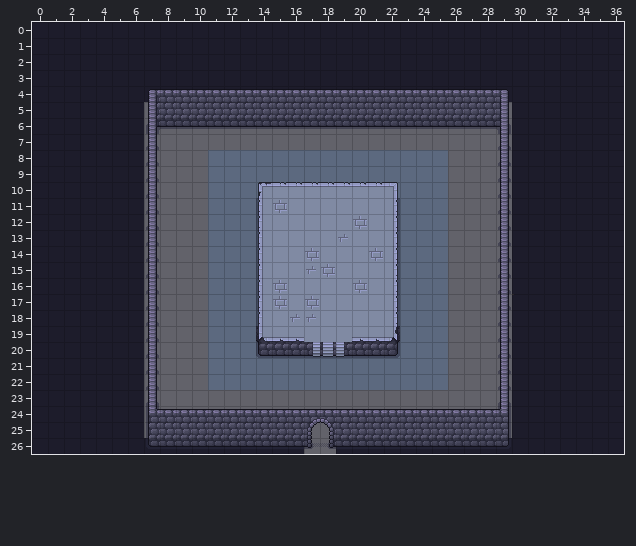
A Tiled map gets an edit: assets/maps/Tiled_files/Bossfight.tmx. The picture above was drawn from the file before the commit.
Cells are 16x16 px. Shown: x 0..36, y 0..26.
New version:
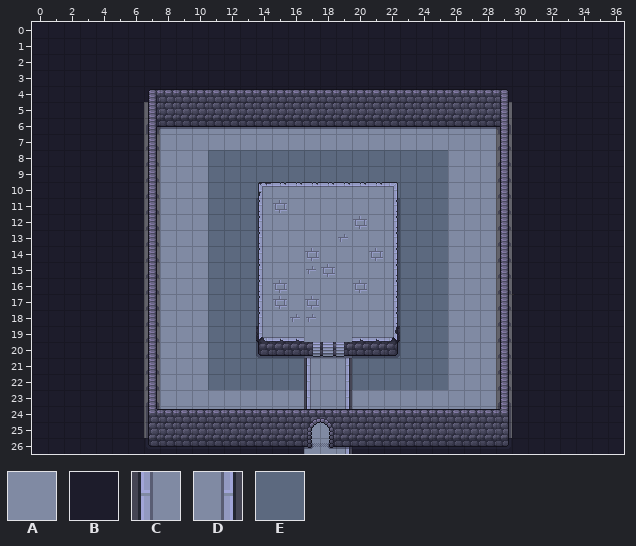
Key: from "Water_coasts_animation": A 205; from "walls_floor": B 36, C 137, D 139, E 250.
_ is an empty cell, . an unchanged one.
What changed:
--- layer "lowest"
@@ x 8..28 @@
- 6 _____________________
- 7 _____________________
- 8 ___...............___
- 9 ___...............___
-10 ___...............___
-11 ___...............___
-12 ___...............___
-13 ___...............___
-14 ___...............___
-15 ___...............___
-16 ___...............___
-17 ___...............___
-18 ___...............___
-19 ___...............___
-20 ___...............___
-21 ___......EEE......___
-22 ___......EEE......___
-23 _____________________
-24 _____________________
-25 .........__..........
-26 .........__B.........
+ 6 AAAAAAAAAAAAAAAAAAAAA
+ 7 AAAAAAAAAAAAAAAAAAAAA
+ 8 AAA...............AAA
+ 9 AAA...............AAA
+10 AAA...............AAA
+11 AAA...............AAA
+12 AAA...............AAA
+13 AAA...............AAA
+14 AAA...............AAA
+15 AAA...............AAA
+16 AAA...............AAA
+17 AAA...............AAA
+18 AAA...............AAA
+19 AAA...............AAA
+20 AAA...............AAA
+21 AAA......CAD......AAA
+22 AAA......CAD......AAA
+23 AAAAAAAAACADAAAAAAAAA
+24 AAAAAAAAACADAAAAAAAAA
+25 .........CA..........
+26 .........AAD.........
Boxes around the changes in both pictures, in picture pixels (x1, y1, x2, y2):
changed: (160, 127, 496, 454)
